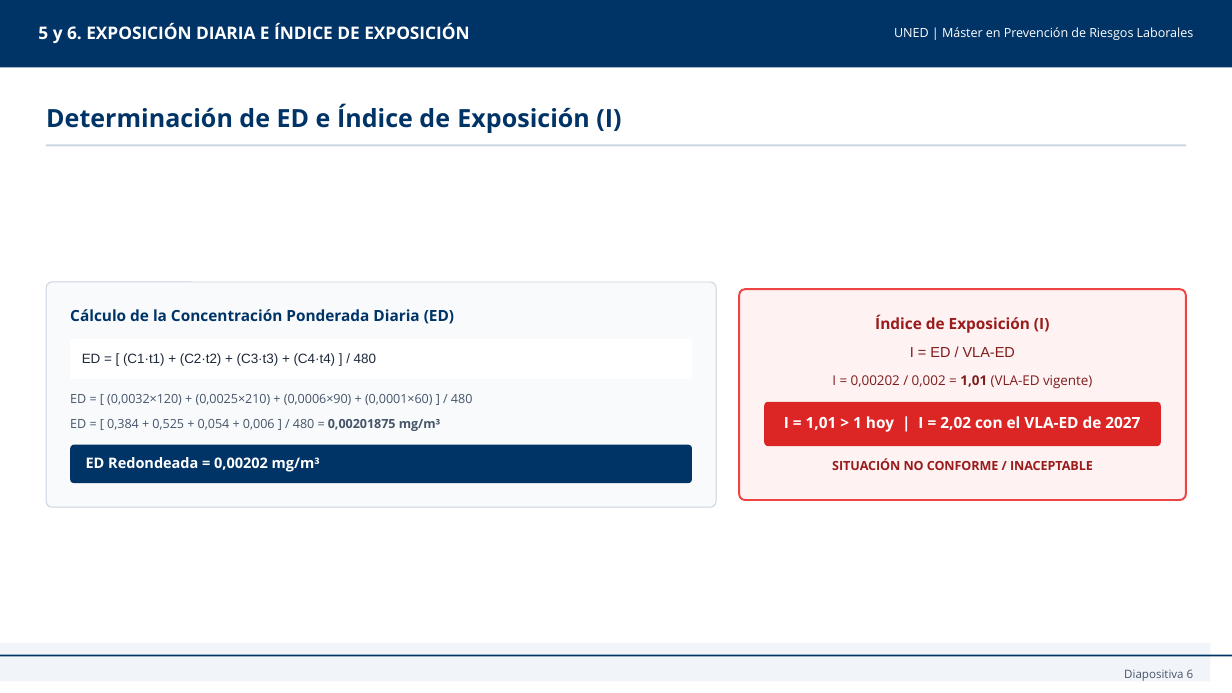
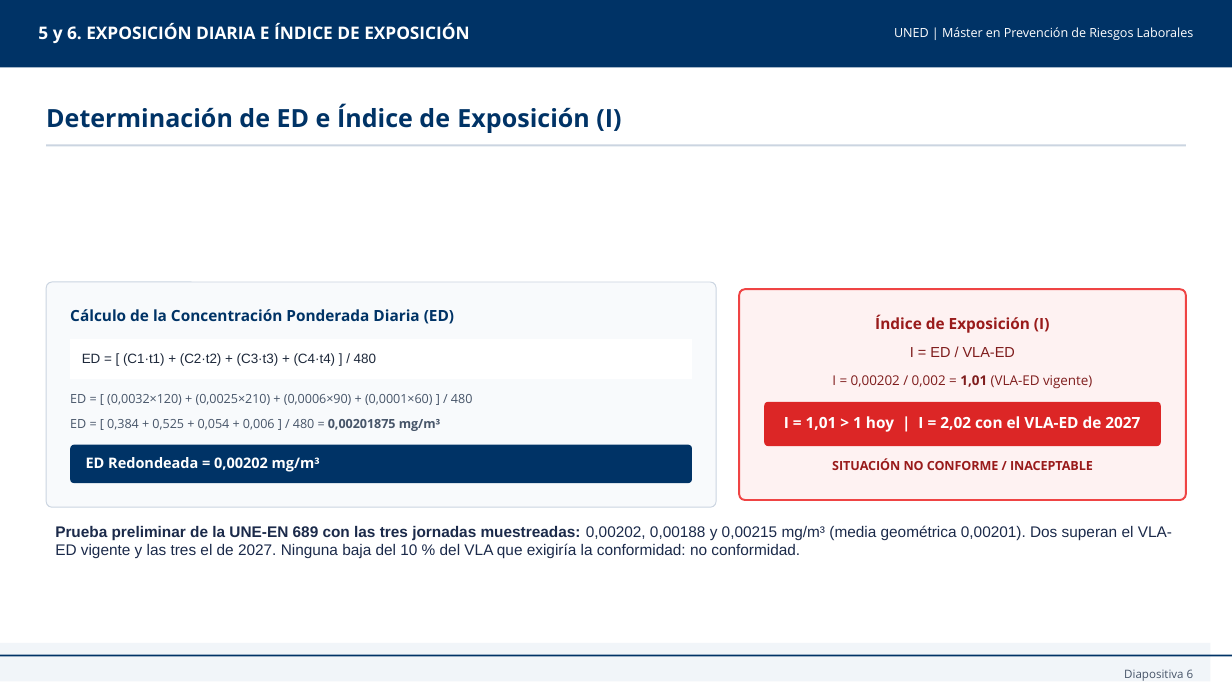
Before and after one commit to petnes/fj, a slide deck: slide 6 of TFA1_Riesgos_Quimicos/entrega/Moncada_Roa_Milagros_TFA_FTPRQ_presentacion.pptx. Drawn at 1232x693 pixels with LibreOffice and Linux fonts; fonts in the diff are those of the drawing. Boxes give left, top, right and bottom in pixels: in the first picture for what was removed or moved away, otherwise in the second. Text is boxed around its words. In the diff, an @@ line names an element or a change of style, - is before the commit and + after.

```diff
--- a/TFA1_Riesgos_Quimicos/entrega/Moncada_Roa_Milagros_TFA_FTPRQ_presentacion.pptx
+++ b/TFA1_Riesgos_Quimicos/entrega/Moncada_Roa_Milagros_TFA_FTPRQ_presentacion.pptx
@@ text added at bbox=[55, 525, 1172, 559], 12 pt, text #1B2A4A @@
+Prueba preliminar de la UNE-EN 689 con las tres jornadas muestreadas: 0,00202, 0,00188 y 0,00215 mg/m³ (media geométrica 0,00201). Dos superan el VLA-ED vigente y las tres el de 2027. Ninguna baja del 10 % del VLA que exigiría la conformidad: no conformidad.
```
Also in this commit, not shown: 1 other slide changed.
